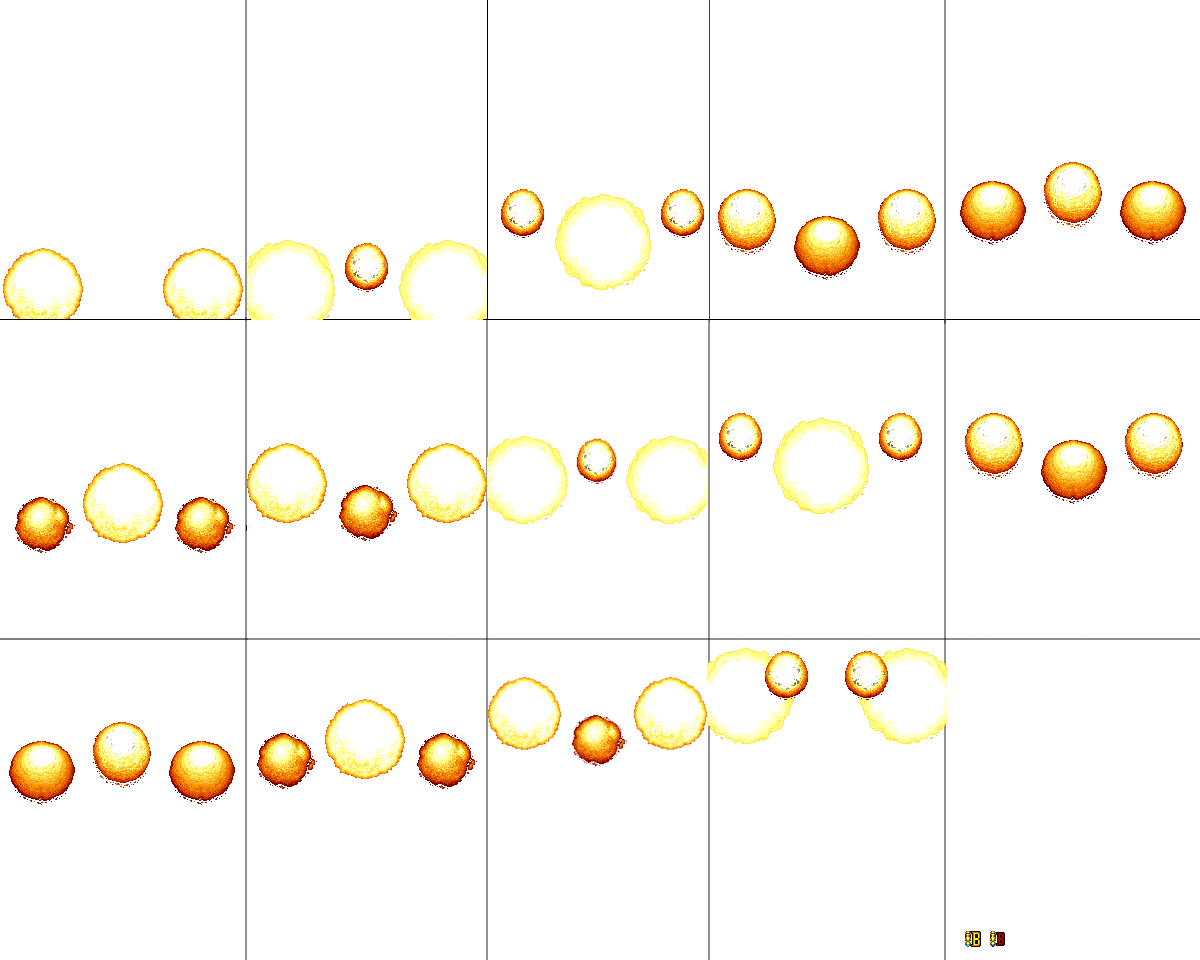
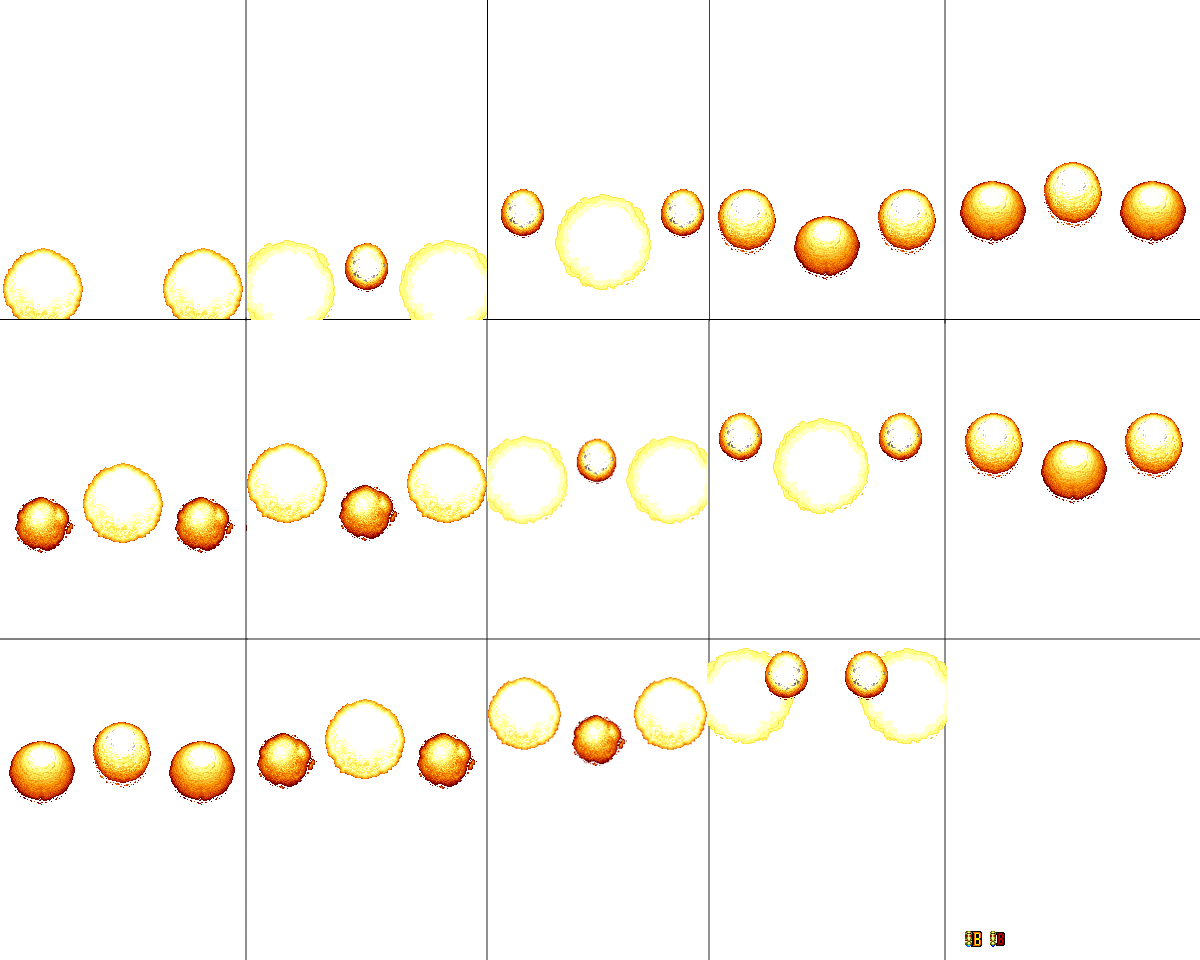
Layers edited between the first and the second 1200x960 image:
added layer "Bomb" above "Layer 16" over [left=966, top=931, right=982, bottom=947]
